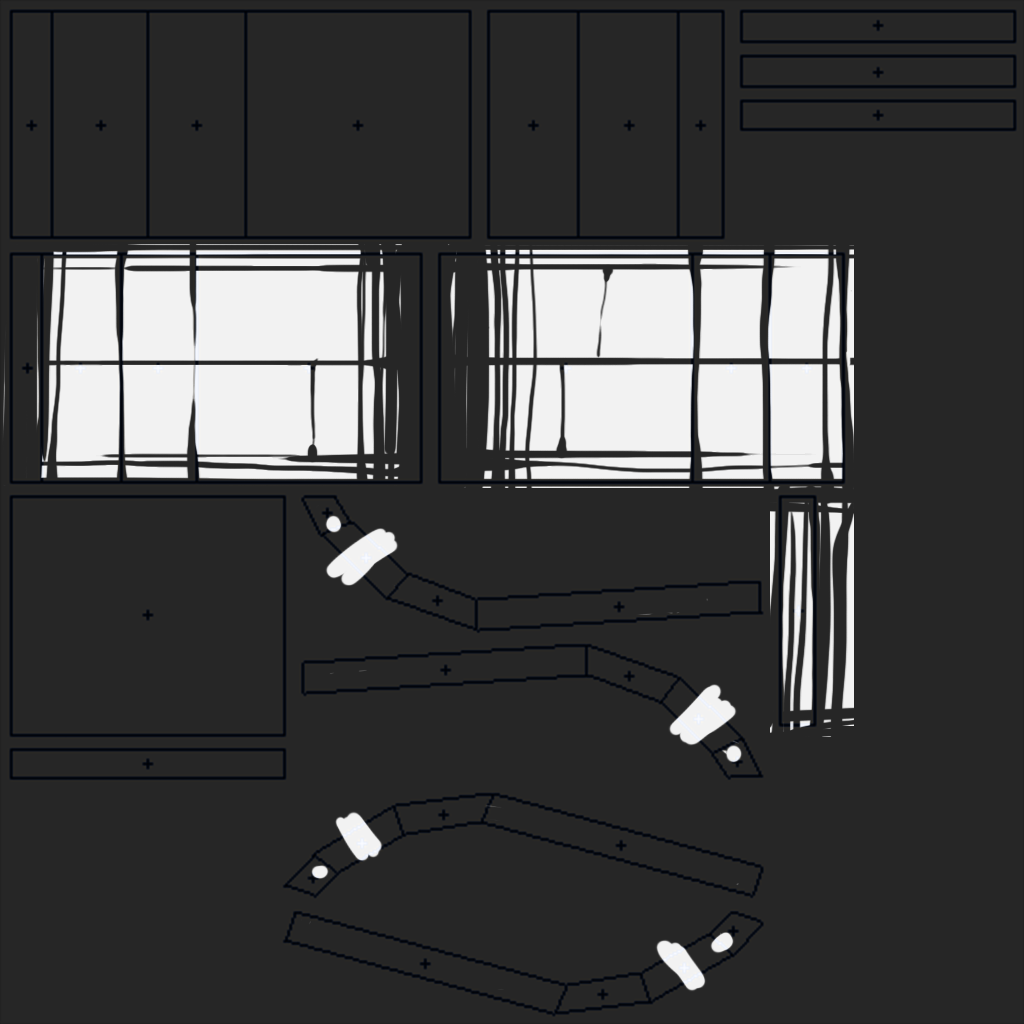
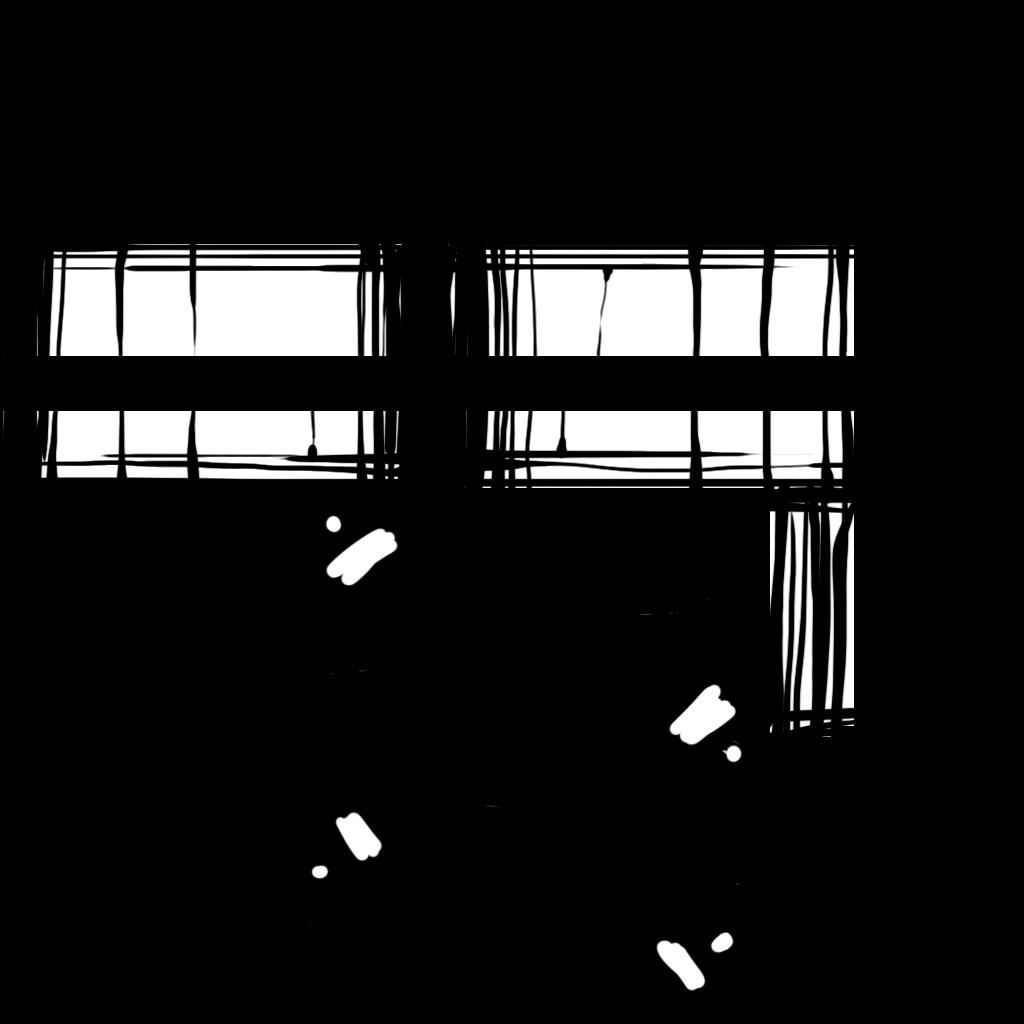
The second (1024, 1024) image is a revision of the first. Changes to its layers:
hid "Layer 1" over 0, 0, 1024, 1024
added layer "Layer 6" above "Layer 5" over 0, 356, 905, 411
